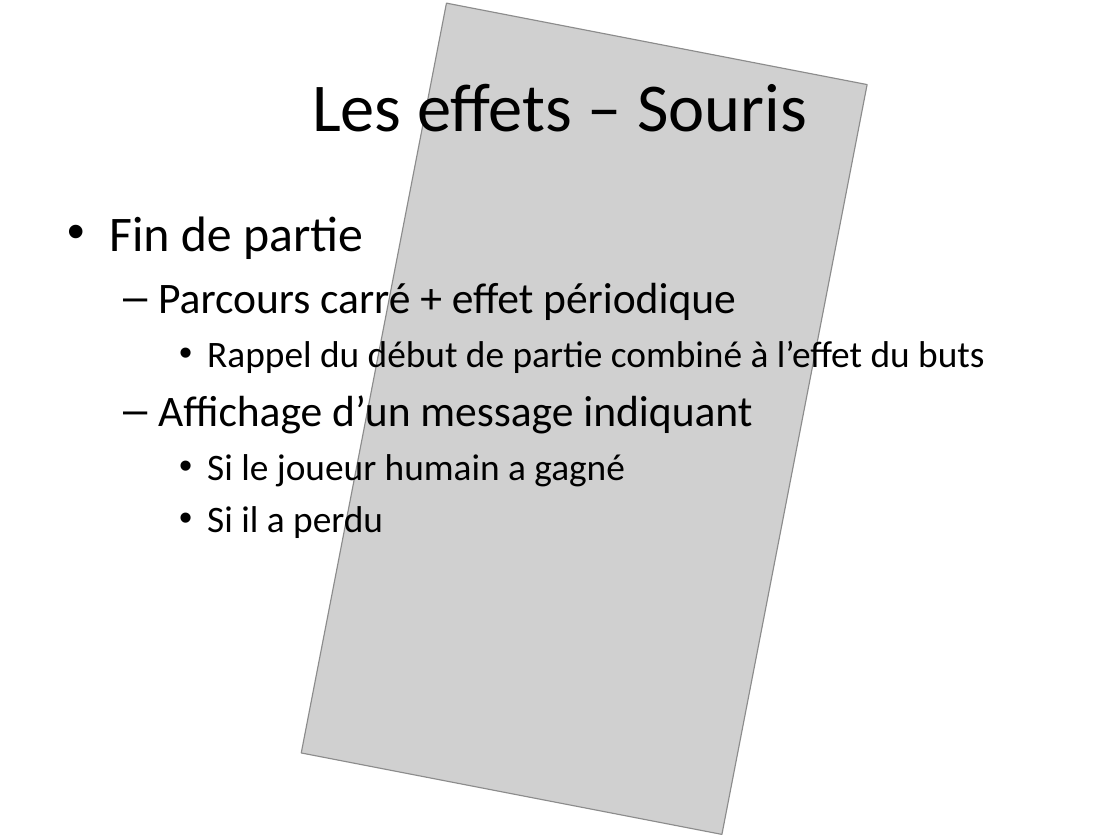
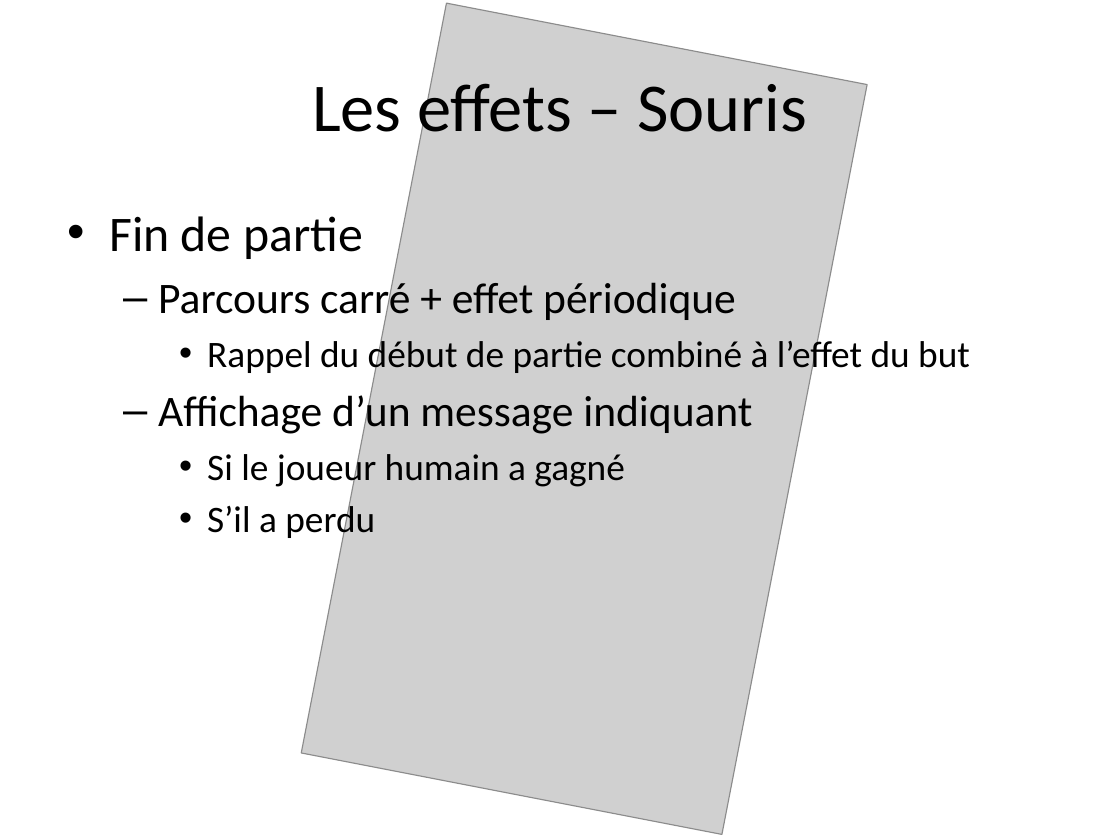
Before and after one commit to nicolasrn/haptiqueprojectnrmg, a slide deck: slide 6 of Air Hockey Haptique.pptx. Drawn at 1120x840 pixels with LibreOffice and Linux fonts; fonts in the diff are those of the drawing; grey boxes stand for pictures. Boxes give left, top, right and bottom in pixels: in the first picture for what was removed or moved away, otherwise in the second. Text is boxed around its words. In the diff, an @@ line names an element or a change of style, - is before the commit and + after.

```diff
--- a/Air Hockey Haptique.pptx
+++ b/Air Hockey Haptique.pptx
@@ text at box(207, 336, 970, 377): text changed @@
-    • Rappel du début de partie combiné à l’effet du buts
+    • Rappel du début de partie combiné à l’effet du but
@@ text at box(207, 501, 375, 542): text changed @@
-    • Si il a perdu
+    • S’il a perdu
```
Also in this commit, not shown: 3 other slides changed, 1 other file.
